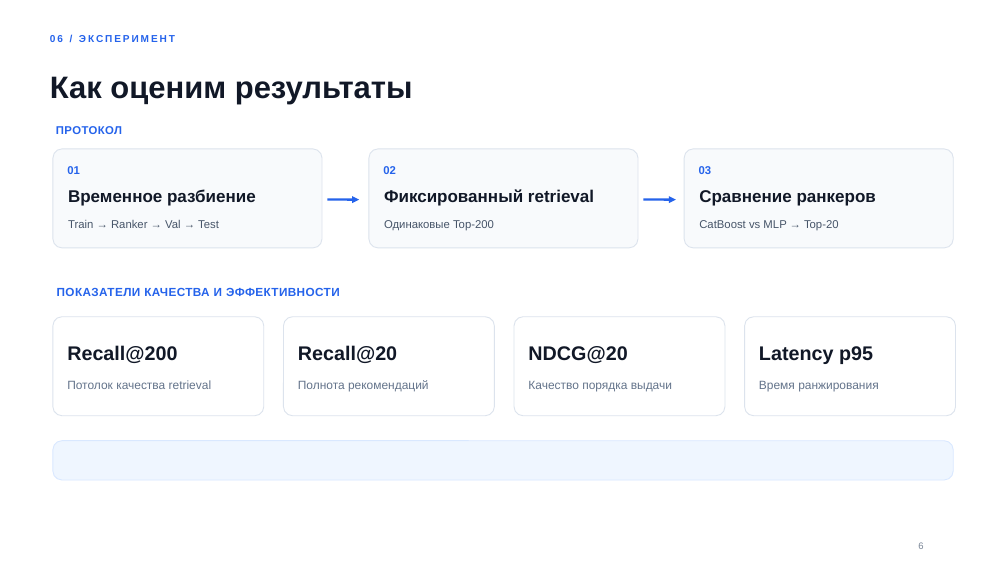
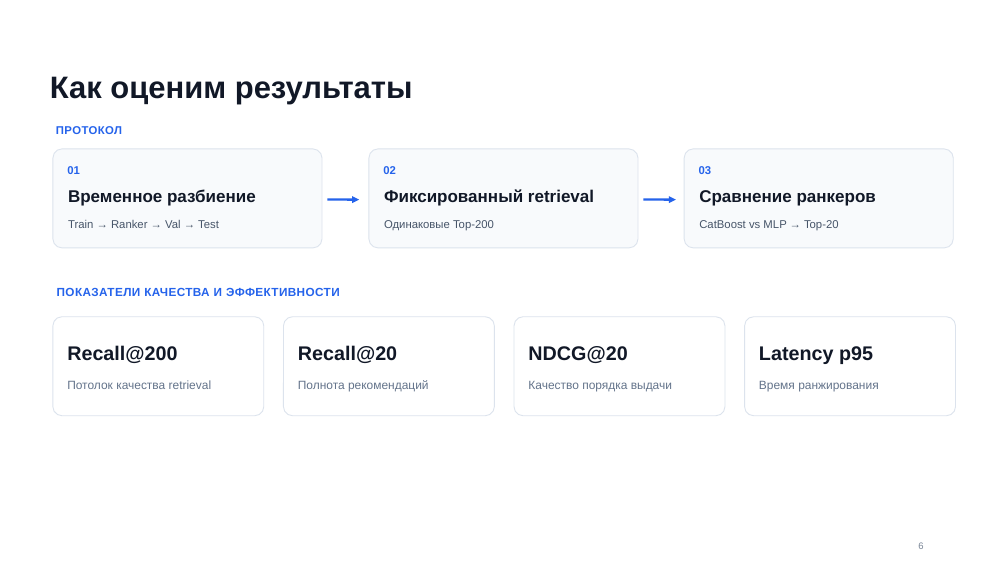
Before and after one commit to wissspik/cursovai_for_my, a slide deck: slide 6 of TwoTower_YAMBDA_fixed.pptx. Drawn at 1008x567 pixels with LibreOffice and Linux fonts; fonts in the diff are those of the drawing. Boxes give left, top, right and bottom in pixels: in the first picture for what was removed or moved away, otherwise in the second. Text is boxed around its words. In the diff, an @@ line names an element or a change of style, - is before the commit and + after.

```diff
--- a/TwoTower_YAMBDA_fixed.pptx
+++ b/TwoTower_YAMBDA_fixed.pptx
@@ text removed at box(50, 35, 175, 42) @@
-06 / ЭКСПЕРИМЕНТ
@@ rounded rectangle removed at box(53, 441, 954, 480) @@
```
Also in this commit, not shown: 4 other slides changed, 1 slide added, 1 slide removed.
